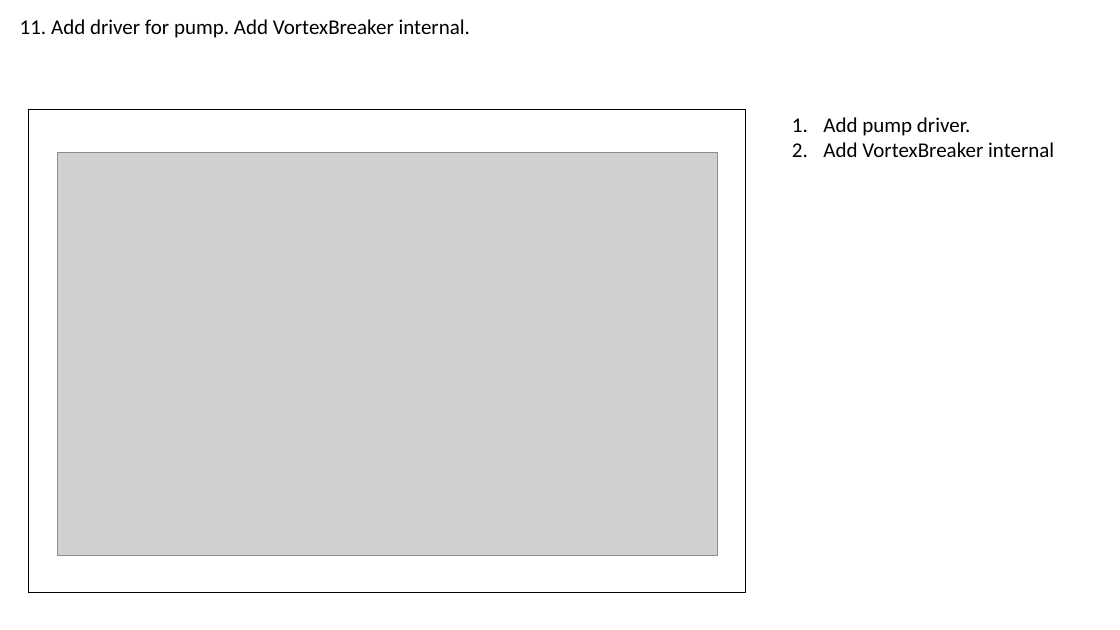
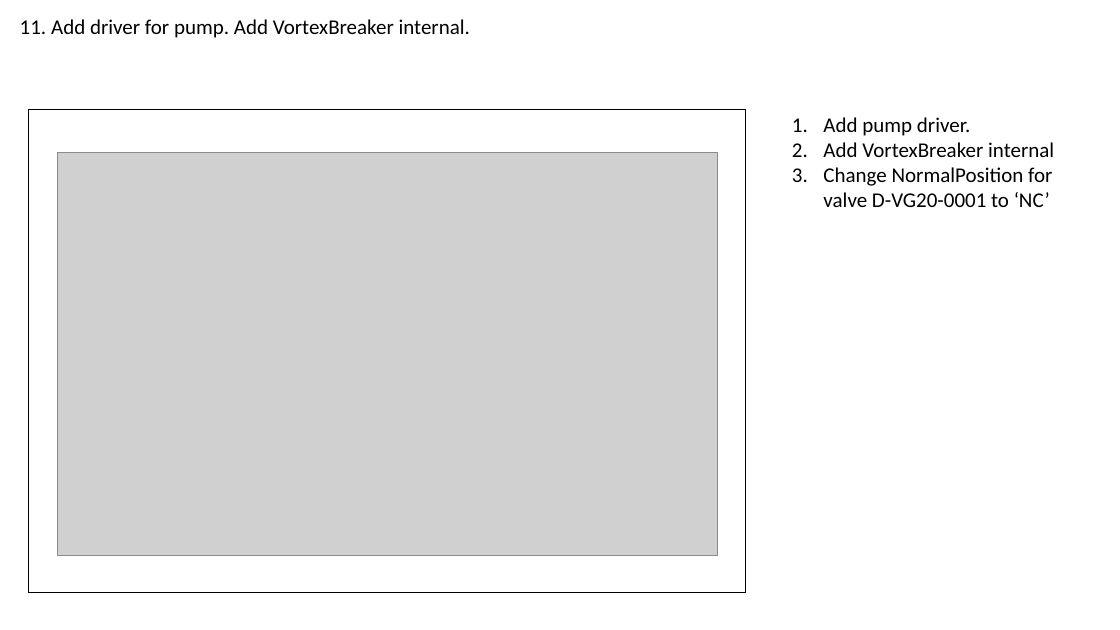
Before and after one commit to ToniaPedersen/DISCDEXPI, a slide deck: slide 14 of Blueprint/UseCases_PersistenID.pptx. Drawn at 1120x630 pixels with LibreOffice and Linux fonts; fonts in the diff are those of the drawing; grey boxes stand for pictures. Boxes give left, top, right and bottom in pixels: in the first picture for what was removed or moved away, otherwise in the second. Text is boxed around its words. In the diff, an @@ line names an element or a change of style, - is before the commit and + after.

```diff
--- a/Blueprint/UseCases_PersistenID.pptx
+++ b/Blueprint/UseCases_PersistenID.pptx
@@ text at [823,167,1052,207]: paragraph added @@
+3. Change NormalPosition for valve D-VG20-0001 to ‘NC’
```
Also in this commit, not shown: 2 other slides changed, 3 other files.
